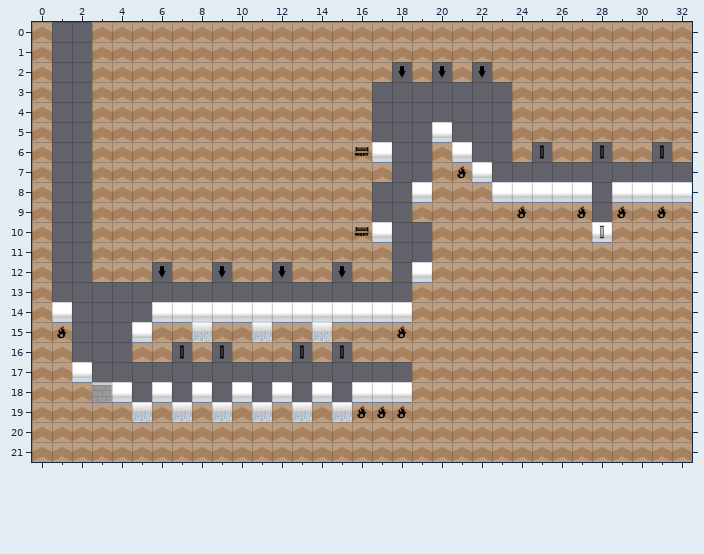
A Tiled map (JSON) gets an edit: resources/maps/level1_stage4.json. The first picture shows the starting point.
Cells are 64x64 px. Shown: x 0..32, y 0..21. The old version is drawn lined up with the new one.
After:
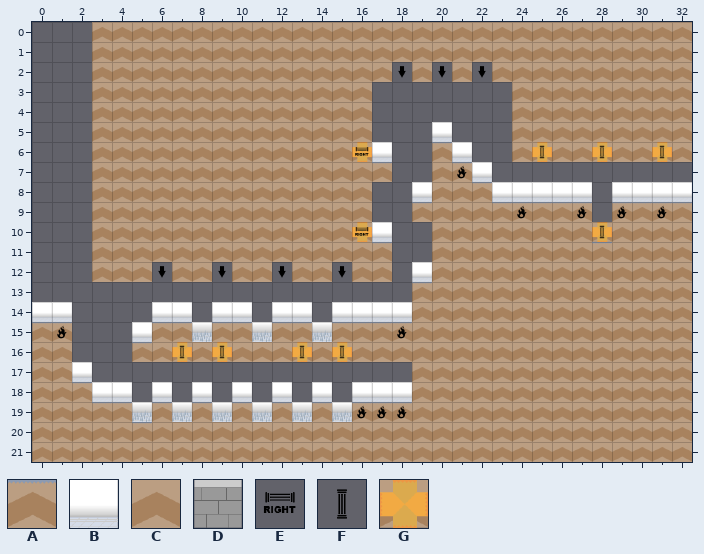
Key: from "tilesheet": A 1, B 2, C 4, D 6, E 10, F 12, G 13.
_ is an empty cell.
From the commit log: Stage 4 Gap Removed
Diff:
map size 40x22 -> 33x22 cells
Layer "background":
The edit adds tile B in row 14 at x 0.
The tile that lay hidden is gone in rows 12 to 13 at x 0.
Tile B is gone in row 10 at x 28; in row 14 at x 8, 11 and 14.
Layer "floor":
Tile C gives way to tile A in row 15 at x 0.
Tile E gives way to tile G in row 6 at x 16; in row 10 at x 16.
Tile F gives way to tile G in row 6 at x 25, 28 and 31; in row 16 at x 7, 9, 13 and 15.
The edit adds tile G in row 10 at x 28.
Tile C is gone in rows 0 to 14 at x 0.
Layer "traps":
Tile D is gone in row 18 at x 3.
